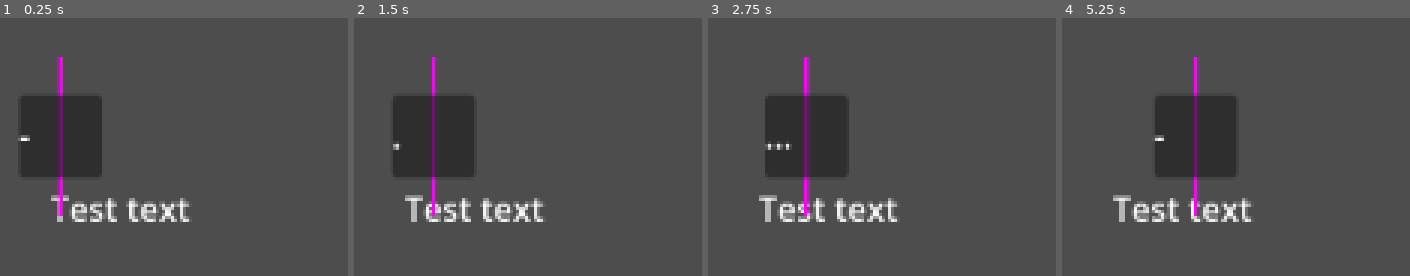
Above: before the commit, frames 1-4 (left to right).
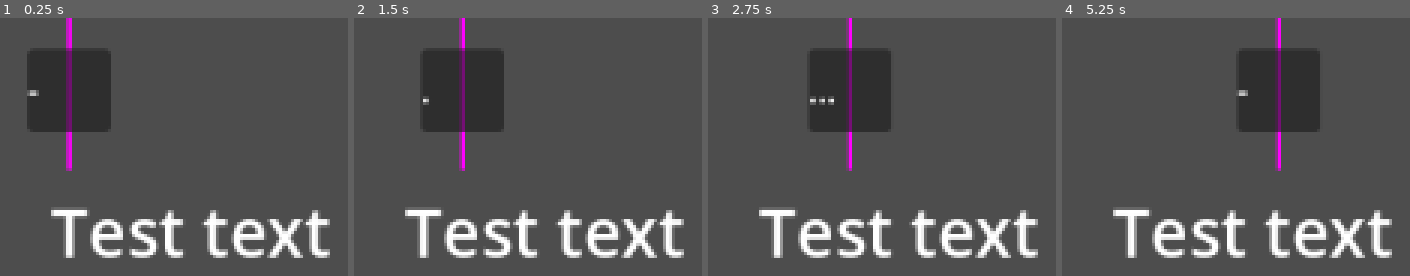
Above: after the commit, the same moments.

Repository: Nidjo123/LD53
Game: Godot game, scene res://Scenes/MorseText.tscn
Same seed, same stepped clock (60 frames per second), same inputs: the game is played once before the commit and once after it. This scene is started directly instead of the project's main scene.
Inputs:
- Up to frame 1 (0.25 s): no input
- Up to frame 2 (1.5 s): tap Enter at 0.5 s; hold Down (telegraph_press) 0.53-1.28 s; tap Down (telegraph_press) at 1.35 s
- Up to frame 3 (2.75 s): tap Space at 2 s; hold Down (telegraph_press) from 2.03 s (still down)
- Up to frame 4 (5.25 s): tap Enter at 2.75 s; release Down (telegraph_press) at 2.78 s; tap Down (telegraph_press) at 2.85, 4.35 s; tap Space at 3.5 s; hold Down (telegraph_press) 3.53-4.28 s; hold Down (telegraph_press) from 5.03 s (still down)

The runs differ from the first frame. In frame 1, 18% of the frame differs, in the area x 5-95%, y 0-94%; in frame 2, 19%; in frame 3, 21%; in frame 4, 24%, in the area x 14-95%, y 0-94%.

Commit message:
Add animations, various improvements

Diff:
--- /dev/null
+++ b/Animations/TelegraphPressFrames.tres
@@ -0,0 +1,30 @@
+[gd_resource type="SpriteFrames" load_steps=6 format=3 uid="uid://316v5buf6kwb"]
+
+[ext_resource type="Texture2D" uid="uid://epw2u8bdoe8x" path="res://Animations/TelegraphPress/telegraph_animation1.png" id="1_rjm6p"]
+[ext_resource type="Texture2D" uid="uid://cb7hpu21syfkc" path="res://Animations/TelegraphPress/telegraph_animation2.png" id="2_w3usu"]
+[ext_resource type="Texture2D" uid="uid://bw0744326jcva" path="res://Animations/TelegraphPress/telegraph_animation3.png" id="3_tb863"]
+[ext_resource type="Texture2D" uid="uid://bwc2udyldjk5f" path="res://Animations/TelegraphPress/telegraph_animation4.png" id="4_wpfuq"]
+[ext_resource type="Texture2D" uid="uid://rlt0fec4rwxl" path="res://Animations/TelegraphPress/telegraph_animation5.png" id="5_1k5o7"]
+
+[resource]
+animations = [{
+"frames": [{
+"duration": 1.0,
+"texture": ExtResource("1_rjm6p")
+}, {
+"duration": 1.0,
+"texture": ExtResource("2_w3usu")
+}, {
+"duration": 1.0,
+"texture": ExtResource("3_tb863")
+}, {
+"duration": 1.0,
+"texture": ExtResource("4_wpfuq")
+}, {
+"duration": 1.0,
+"texture": ExtResource("5_1k5o7")
+}],
+"loop": false,
+"name": &"press",
+"speed": 20.0
+}]
--- /dev/null
+++ b/Animations/TelegraphPressNewFrames.tres
@@ -0,0 +1,59 @@
+[gd_resource type="SpriteFrames" load_steps=12 format=3 uid="uid://becau161cstrh"]
+
+[ext_resource type="Texture2D" uid="uid://do3uqq6u5r2g5" path="res://Animations/TelegraphIdle/telegraph_animation_idle1.png" id="1_j6e0a"]
+[ext_resource type="Texture2D" uid="uid://c7v7p6p8s5cj7" path="res://Animations/TelegraphPressNew/telegraph_animation_press1.png" id="1_ux0gd"]
+[ext_resource type="Texture2D" uid="uid://8ywecfkr4lmh" path="res://Animations/TelegraphPressNew/telegraph_animation_press2.png" id="2_gpg0f"]
+[ext_resource type="Texture2D" uid="uid://di22s72nh5hae" path="res://Animations/TelegraphIdle/telegraph_animation_idle2.png" id="2_x4vw1"]
+[ext_resource type="Texture2D" uid="uid://c3p1lb5nm047y" path="res://Animations/TelegraphIdle/telegraph_animation_idle3.png" id="3_hkspw"]
+[ext_resource type="Texture2D" uid="uid://cneetykqum6x4" path="res://Animations/TelegraphPressNew/telegraph_animation_press3.png" id="3_obcxd"]
+[ext_resource type="Texture2D" uid="uid://bqmkaeg02m7o7" path="res://Animations/TelegraphPressNew/telegraph_animation_press4.png" id="4_b7miy"]
+[ext_resource type="Texture2D" uid="uid://3nqem1deh0xs" path="res://Animations/TelegraphPressNew/telegraph_animation_press5.png" id="5_y2vcq"]
+[ext_resource type="Texture2D" uid="uid://j2b250fc7vef" path="res://Animations/TelegraphPressNew/telegraph_animation_press6.png" id="6_7p2xw"]
+[ext_resource type="Texture2D" uid="uid://c6m6bshbole73" path="res://Animations/TelegraphPressNew/telegraph_animation_press7.png" id="7_ejdcu"]
+[ext_resource type="Texture2D" uid="uid://kwnwb4jhrkap" path="res://Animations/TelegraphPressNew/telegraph_animation1_press_no_zrak.png" id="8_aota8"]
+
+[resource]
+animations = [{
+"frames": [{
+"duration": 1.0,
+"texture": ExtResource("1_j6e0a")
+}, {
+"duration": 1.0,
+"texture": ExtResource("2_x4vw1")
+}, {
+"duration": 1.0,
+"texture": ExtResource("3_hkspw")
+}],
+"loop": true,
+"name": &"idle",
+"speed": 2.0
+}, {
+"frames": [{
+"duration": 1.0,
+"texture": ExtResource("1_ux0gd")
+}, {
+"duration": 1.0,
+"texture": ExtResource("2_gpg0f")
+}, {
+"duration": 1.0,
+"texture": ExtResource("3_obcxd")
+}, {
+"duration": 1.0,
+"texture": ExtResource("4_b7miy")
+}, {
+"duration": 1.0,
+"texture": ExtResource("5_y2vcq")
+}, {
+"duration": 1.0,
+"texture": ExtResource("6_7p2xw")
+}, {
+"duration": 1.0,
+"texture": ExtResource("7_ejdcu")
+}, {
+"duration": 1.0,
+"texture": ExtResource("8_aota8")
+}],
+"loop": false,
+"name": &"press",
+"speed": 40.0
+}]
--- a/Scenes/MorseController.tscn
+++ b/Scenes/MorseController.tscn
@@ -7,3 +7,6 @@
 script = ExtResource("1_lu0of")
 
 [node name="MorseAudio" parent="." instance=ExtResource("2_4smsn")]
+
+[connection signal="telegraph_pressed" from="." to="MorseAudio" method="_on_morse_controller_telegraph_pressed"]
+[connection signal="telegraph_released" from="." to="MorseAudio" method="_on_morse_controller_telegraph_released"]
--- a/Scenes/MorseText.tscn
+++ b/Scenes/MorseText.tscn
@@ -17,6 +17,7 @@
 offset_top = 80.0
 offset_right = 510.0
 offset_bottom = 103.0
+theme_override_font_sizes/font_size = 32
 text = "Test text"
 
 [node name="ColorRect" type="ColorRect" parent="."]
--- /dev/null
+++ b/Scenes/Telegraph.gd
@@ -0,0 +1,24 @@
+extends Node2D
+
+
+func _ready():
+	pass
+
+
+func _process(delta):
+	pass
+
+
+func _on_morse_controller_telegraph_pressed():
+	$TelegraphAnimation.play("press")
+
+
+func _on_morse_controller_telegraph_released():
+	$TelegraphAnimation.play_backwards("press")
+
+
+func _on_telegraph_animation_animation_finished():
+	if $TelegraphAnimation.frame == 0:
+		$TelegraphAnimation.play("idle")
+	else:
+		$TelegraphAnimation.pause()
--- /dev/null
+++ b/Scenes/Telegraph.tscn
@@ -0,0 +1,24 @@
+[gd_scene load_steps=5 format=3 uid="uid://cj1vd15gpuj6g"]
+
+[ext_resource type="PackedScene" uid="uid://cytf7hrfph3ta" path="res://Scenes/MorseController.tscn" id="1_dot85"]
+[ext_resource type="Script" path="res://Scenes/Telegraph.gd" id="1_h13cq"]
+[ext_resource type="PackedScene" uid="uid://b2pj2iffcghis" path="res://Scenes/MorseText.tscn" id="2_pj4sx"]
+[ext_resource type="SpriteFrames" uid="uid://becau161cstrh" path="res://Animations/TelegraphPressNewFrames.tres" id="4_5km8r"]
+
+[node name="TelegraphScene" type="Node2D"]
+script = ExtResource("1_h13cq")
+
+[node name="MorseController" parent="." instance=ExtResource("1_dot85")]
+
+[node name="MorseText" parent="." instance=ExtResource("2_pj4sx")]
+
+[node name="TelegraphAnimation" type="AnimatedSprite2D" parent="."]
+position = Vector2(574.889, 324)
+scale = Vector2(3.58889, 3.58889)
+sprite_frames = ExtResource("4_5km8r")
+animation = &"idle"
+speed_scale = 3.0
+
+[connection signal="telegraph_pressed" from="MorseController" to="." method="_on_morse_controller_telegraph_pressed"]
+[connection signal="telegraph_released" from="MorseController" to="." method="_on_morse_controller_telegraph_released"]
+[connection signal="animation_finished" from="TelegraphAnimation" to="." method="_on_telegraph_animation_animation_finished"]
--- a/Scripts/MorseAudio.gd
+++ b/Scripts/MorseAudio.gd
@@ -31,7 +31,10 @@
 func _process(delta):
 	_fill_buffer()
 
-	if Input.is_action_just_pressed("ui_down"):
-		stream_paused = false
-	elif Input.is_action_just_released("ui_down"):
-		stream_paused = true
+
+func _on_morse_controller_telegraph_pressed():
+	stream_paused = false
+
+
+func _on_morse_controller_telegraph_released():
+	stream_paused = true
--- a/Scripts/MorseController.gd
+++ b/Scripts/MorseController.gd
@@ -4,6 +4,9 @@
 @export var dot_duration: float = 0.05
 @export var dash_duration: float = 0.1
 @export_range(0.005, 0.2) var tolerance: float = 0.05
+
+signal telegraph_pressed
+signal telegraph_released
 
 
 var is_pressed: bool = false
@@ -37,10 +40,12 @@
 		if not is_pressed:
 			pressed_duration = 0.0
 			is_pressed = true
+			telegraph_pressed.emit()
 		else:
 			pressed_duration += delta
 	else:
 		if is_pressed:
 			pressed_duration += delta
 			_register_input()
+			telegraph_released.emit()
 		is_pressed = false
Binary file added: Animations/TelegraphIdle/telegraph_animation_idle1.png
Not shown, added: Animations/TelegraphIdle/telegraph_animation_idle1.png.import
Binary file added: Animations/TelegraphIdle/telegraph_animation_idle2.png
Not shown, added: Animations/TelegraphIdle/telegraph_animation_idle2.png.import
Binary file added: Animations/TelegraphIdle/telegraph_animation_idle3.png
Not shown, added: Animations/TelegraphIdle/telegraph_animation_idle3.png.import
Binary file added: Animations/TelegraphPress/telegraph_animation1.png
Not shown, added: Animations/TelegraphPress/telegraph_animation1.png.import
Binary file added: Animations/TelegraphPress/telegraph_animation2.png
Not shown, added: Animations/TelegraphPress/telegraph_animation2.png.import
Binary file added: Animations/TelegraphPress/telegraph_animation3.png
Not shown, added: Animations/TelegraphPress/telegraph_animation3.png.import
(and 20 more such lines)
